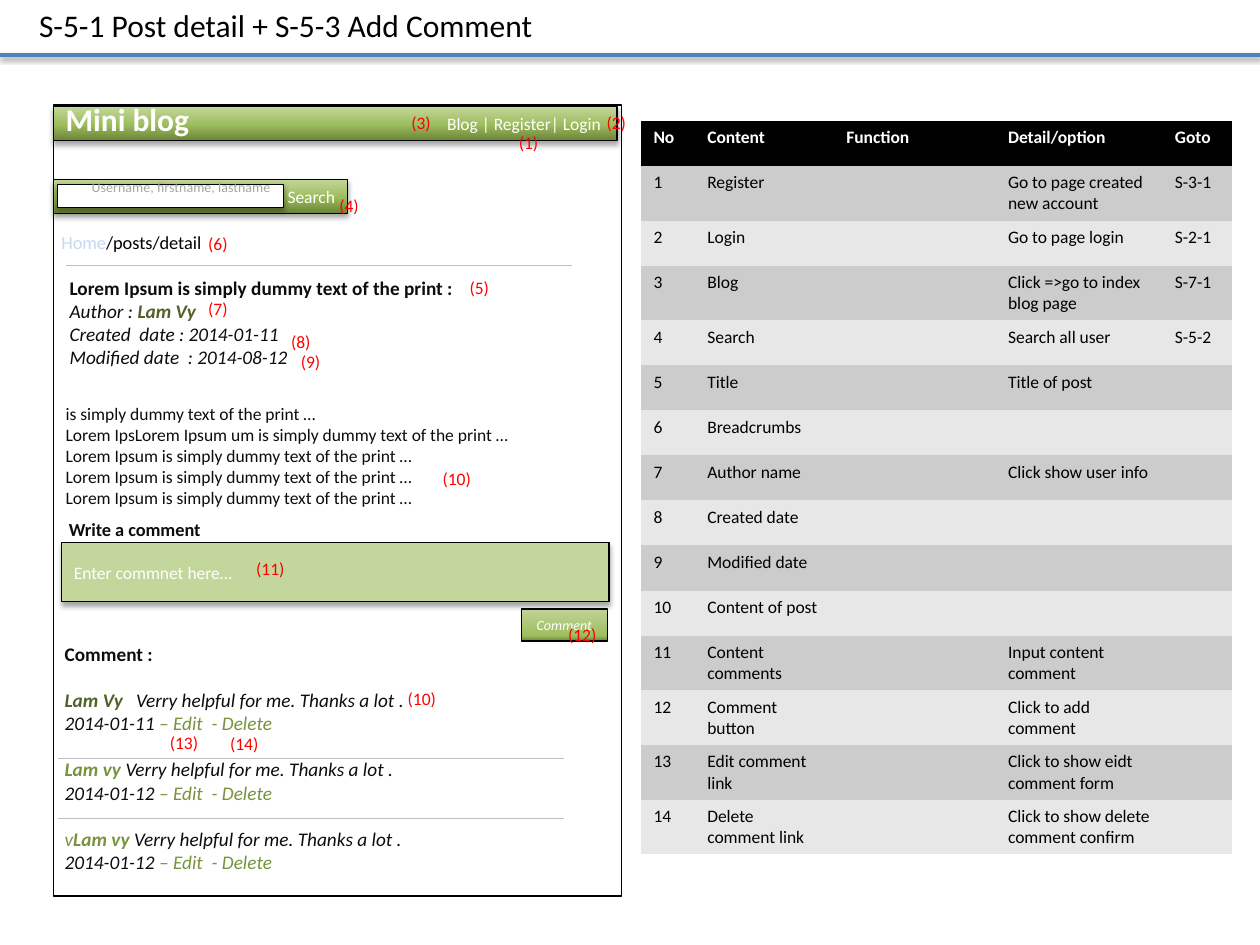
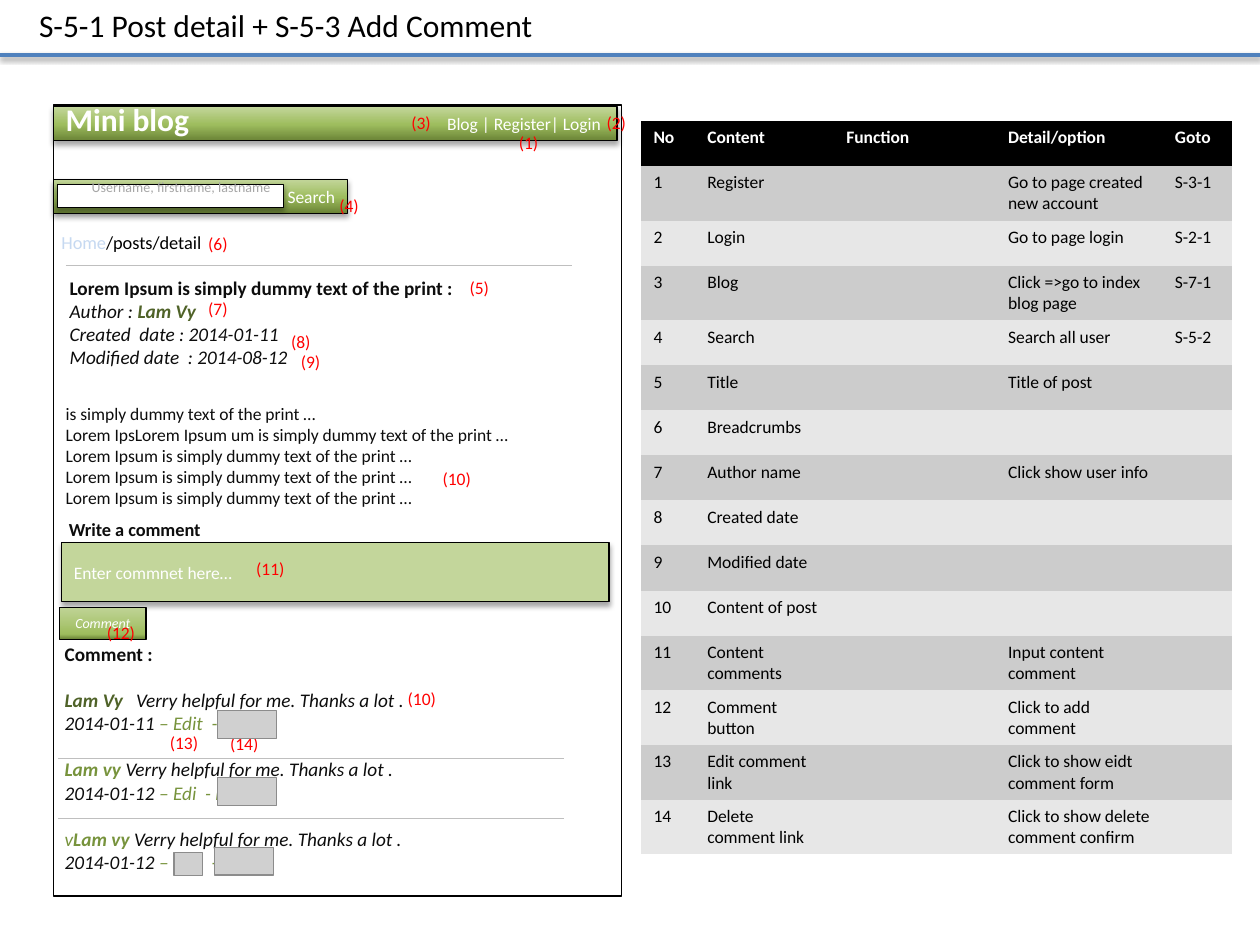
Before and after one commit to Mulodo-PHP-Training/miniblog-lam.vy, a slide deck: slide 16 of doc/frontend/wireframe/TRN-MiniBlog_WireframeDesign_LAMVY.pptx. Drawn at 1260x945 pixels with LibreOffice and Linux fonts; fonts in the diff are those of the drawing; grey boxes stand for pictures; background and template pictures are left out. Boxes give left, top, right and bottom in pixels: in the first picture for what was removed or moved away, otherwise in the second. Text is boxed around its words. In the diff, an @@ line names an element or a change of style, - is before the commit and + after.

```diff
--- a/doc/frontend/wireframe/TRN-MiniBlog_WireframeDesign_LAMVY.pptx
+++ b/doc/frontend/wireframe/TRN-MiniBlog_WireframeDesign_LAMVY.pptx
@@ rectangle "Comment": place and size @@
-rectangle "Comment" at box(522, 609, 607, 640)
+rectangle "Comment" at box(59, 607, 145, 639)
@@ text "(12)": place and size @@
-text "(12)" at box(568, 627, 596, 646)
+text "(12)" at box(107, 625, 135, 644)
@@ picture added at box(217, 711, 276, 738) @@
@@ picture added at box(218, 777, 277, 805) @@
@@ text at box(65, 784, 265, 805): text changed @@
-2014-01-12 – Edit - Delete
+2014-01-12 – Edi - Delete
@@ picture added at box(174, 853, 202, 876) @@
@@ picture added at box(214, 848, 273, 876) @@
```
Also in this commit, not shown: 16 other slides changed.
